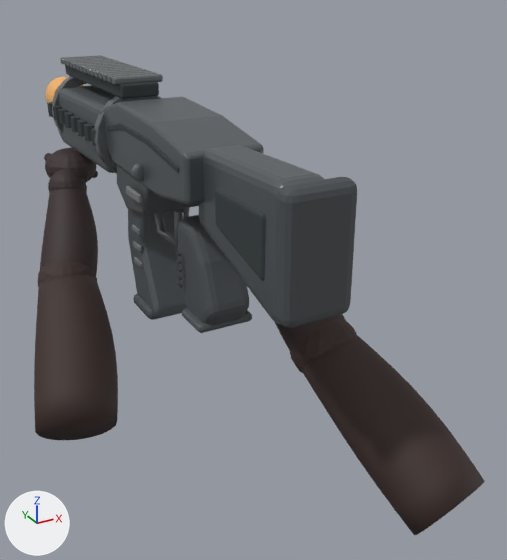
Renders of the glTF model client/public/assets/weapons/ranger.glb from each side of a commit.
Both versions are drawn from a camera (50 mm lens) standing at (-0.78, -1.71, 0.5) and looking at (0.22, 0.1, -0.41). Lighting does not change. The marker at lower left points along +X, +Y and +Z. The older version comes first. Where no turn or scale is listed for an object, it has been applied to the vertices. Vertices at exactly the same position are counted once.

Objects in the first picture: 'BATCH_BARE_DARK_SKIN_FOREARMS_10', 'BATCH_BRUSHED_ALLOY_03', 'BATCH_CERAMIC_POLYMER_01', 'BATCH_DEEP_EBONY_BARE_SKIN_09', 'BATCH_FACTORY_DARK_GRAPHITE_06', 'BATCH_MACHINED_GRAPHITE_02', 'BATCH_RUBBER_04', 'BATCH_SHADOW_GROOVES_05', 'Mandatory orange 6mm tip'.
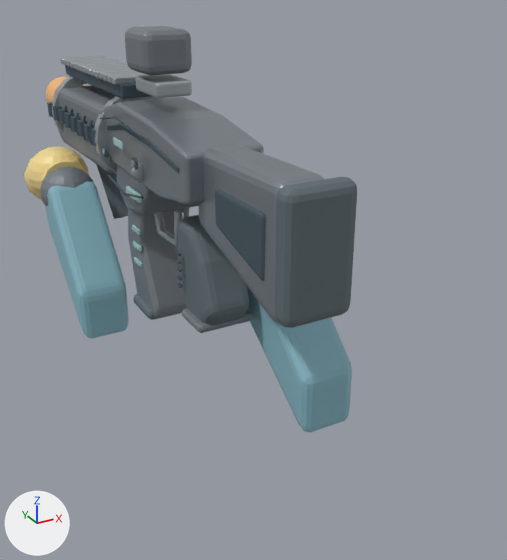
Changed parts and their boxes (x1, y1, x2, y2) in the pictures (507 x 560 px):
'BATCH_BARE_DARK_SKIN_FOREARMS_10', deleted
    before: (34, 260, 485, 536)
'BATCH_RUBBER_04', recoloured, reshaped (dark grey to grey)
    before: (133, 177, 357, 328)
    after: (96, 164, 357, 328)
'BATCH_MACHINED_GRAPHITE_02', recoloured (lighter)
    both: (103, 97, 324, 324)
'BATCH_TEAM_UNIFORM_SLEEVE_10', added (cyan)
    after: (44, 181, 352, 433)
'BATCH_CERAMIC_POLYMER_01', recoloured, reshaped (dark grey to grey)
    before: (58, 85, 252, 333)
    after: (40, 26, 252, 333)
'BATCH_DEEP_EBONY_BARE_SKIN_09', deleted
    before: (40, 148, 346, 351)
'BATCH_SHADOW_GROOVES_05', recoloured, reshaped
    both: (47, 65, 266, 288)
'BATCH_BRUSHED_ALLOY_03', recoloured, reshaped (6% wider, 15% taller)
    before: (52, 55, 184, 247)
    after: (52, 26, 192, 247)
'BATCH_YELLOW_MINIFIG_HAND_09', added (yellow)
    after: (24, 146, 89, 200)
'BATCH_FACTORY_DARK_GRAPHITE_06', reshaped
    before: (126, 186, 142, 268)
    after: (113, 137, 142, 268)
'Mandatory orange 6mm tip', recoloured
    both: (46, 77, 84, 103)
part 1 of me_tapered_lower_body_with_forward_mag_well_001, added
    after: (40, 167, 94, 206)
part 2 of me_tapered_lower_body_with_forward_mag_well_001, added
    after: (125, 26, 192, 75)
part 3 of me_chassis_accent_seam_001, added
    after: (132, 157, 138, 170)
part 4 of me_chassis_accent_seam_001, added
    after: (64, 106, 144, 199)
part 5 of me_sphere_028, added
    after: (135, 74, 192, 98)
part 6 of me_cube_048, added
    after: (113, 137, 124, 150)
part 7 of me_cube_048, recoloured (grey to cyan)
    both: (126, 186, 142, 268)
part 8 of me_rounded_ergonomic_angle_grip_001, added
    after: (96, 164, 128, 219)

The change, as a list of edits to the scene's bpy script:
```text
Change mat_machined_graphite_02:
    mat_machined_graphite_02.base_color: (0.145, 0.165, 0.176) -> (0.282, 0.318, 0.353)  # grey #6a7174 -> grey #9199a0
Change mat_ceramic_polymer_01:
    mat_ceramic_polymer_01.base_color: (0.0941, 0.106, 0.114) -> (0.188, 0.212, 0.235)  # dark grey #565c5f -> grey #787f85
Change mat_shadow_grooves_05:
    mat_shadow_grooves_05.base_color: (0.0392, 0.051, 0.0549) -> (0.0627, 0.098, 0.122)  # dark grey #384042 -> dark blue #475862
Change mat_brushed_alloy_03:
    mat_brushed_alloy_03.base_color: (0.216, 0.231, 0.243) -> (0.471, 0.518, 0.545)  # grey #808487 -> light grey #b7bfc3
Change mat_rubber_04:
    mat_rubber_04.base_color: (0.0706, 0.0784, 0.0863) -> (0.118, 0.153, 0.169)  # dark grey #4b4f53 -> grey #606d72
Change mat_airsoft_orange_tip_07:
    mat_airsoft_orange_tip_07.base_color: (0.988, 0.478, 0.125) -> (0.929, 0.498, 0.196)  # orange #feb863 -> orange #f7bb7a
Add mat_custom_team_accent_06:
    mat_custom_team_accent_06 = principled_material('CUSTOM_TEAM_ACCENT_06')
    mat_custom_team_accent_06.base_color = (0.424, 0.675, 0.655)  # cyan #aed6d4
    mat_custom_team_accent_06.metallic = 0.29
    mat_custom_team_accent_06.roughness = 0.4
Change me_tapered_lower_body_with_forward_mag_well_001:
    remove me_tapered_lower_body_with_forward_mag_well_001.from_pydata(...)  # 510 vertices, 1004 faces; spans x -0.12..0.12, y -0.148..1.09, z -0.527..0.112
    add me_tapered_lower_body_with_forward_mag_well_001.from_pydata(...)  # 898 vertices, 1768 faces; spans x -0.278..0.278, y -0.155..1.09, z -0.527..0.355
    me_tapered_lower_body_with_forward_mag_well_001 part 1: a new loose piece, a UV sphere (16 segments, 10 rings, poles along z) spanning x -0.278..-0.082, y 0.655..0.855, z -0.312..-0.136, in mat_ceramic_polymer_01 (grey #787f85)
    me_tapered_lower_body_with_forward_mag_well_001 part 2: a new loose piece of 96 vertices spanning x -0.075..0.075, y 0.18..0.35, z 0.235..0.355, in mat_ceramic_polymer_01 (grey #787f85)
    other edits to the shape of me_tapered_lower_body_with_forward_mag_well_001 do not show in these pictures
Change me_chassis_accent_seam_001:
    remove me_chassis_accent_seam_001.from_pydata(...)  # 2028 vertices, 3936 faces; spans x -0.15..0.15, y -0.47..1.41, z -0.32..0.18
    add me_chassis_accent_seam_001.from_pydata(...)  # 2638 vertices, 4912 faces; spans x -0.15..0.15, y -0.47..1.41, z -0.32..0.33
    me_chassis_accent_seam_001 part 3: a new loose piece, a 16-sided cylinder along x spanning x -0.135..-0.129, y 0.132..0.168, z -0.01..0.026, in mat_shadow_grooves_05 (dark blue #475862)
    me_chassis_accent_seam_001 part 4: 336 vertices added at x -0.14..0.14, y 0.06..0.9, z -0.11..0.12
    other edits to the shape of me_chassis_accent_seam_001 do not show in these pictures
Change me_sphere_028:
    remove me_sphere_028.from_pydata(...)  # 2460 vertices, 4828 faces; spans x -0.027..0.263, y -0.11..1.16, z -0.219..0.224
    add me_sphere_028.from_pydata(...)  # 3612 vertices, 7112 faces; spans x -0.027..0.263, y -0.11..1.16, z -0.219..0.375
    me_sphere_028 part 5: a new loose piece of 96 vertices spanning x 0.063..0.173, y 0.005..0.175, z 0.198..0.242, in mat_brushed_alloy_03 (light grey #b7bfc3)
    other edits to the shape of me_sphere_028 do not show in these pictures
Change me_cube_048:
    remove me_cube_048.from_pydata(...)  # 864 vertices, 1692 faces; spans x -0.007..0.254, y -0.055..0.128, z -0.268..0.184
    add me_cube_048.from_pydata(...)  # 1024 vertices, 2004 faces; spans x -0.022..0.258, y -0.055..0.128, z -0.268..0.184
    me_cube_048 part 6: a new loose piece of 80 vertices spanning x -0.022..-0.016, y 0.011..0.089, z 0.132..0.155, in mat_custom_team_accent_06 (cyan #aed6d4)
    me_cube_048 part 7: 1692 faces spanning x -0.007..0.254, y -0.055..0.128, z -0.268..0.184 switch from mat_factory_dark_graphite_06 (grey #7e8284) to mat_custom_team_accent_06 (cyan #aed6d4)
    other edits to the shape of me_cube_048 do not show in these pictures
Change me_rounded_ergonomic_angle_grip_001:
    remove me_rounded_ergonomic_angle_grip_001.from_pydata(...)  # 344 vertices, 676 faces; spans x -0.097..0.097, y -0.6..0.375, z -0.531..0.115
    add me_rounded_ergonomic_angle_grip_001.from_pydata(...)  # 380 vertices, 744 faces; spans x -0.097..0.097, y -0.6..0.892, z -0.531..0.115
    me_rounded_ergonomic_angle_grip_001 part 8: a new loose piece of 36 vertices spanning x -0.054..0.094, y 0.718..0.892, z -0.367..-0.083, in mat_rubber_04 (grey #606d72)
Remove ob_batch_bare_dark_skin_forearms_10:
    ob_batch_bare_dark_skin_forearms_10 = bpy.data.objects.new('BATCH_BARE_DARK_SKIN_FOREARMS_10', me_left_bare_elbow_001)
Remove ob_batch_deep_ebony_bare_skin_09:
    ob_batch_deep_ebony_bare_skin_09 = bpy.data.objects.new('BATCH_DEEP_EBONY_BARE_SKIN_09', me_left_bare_wrist_001)
Add ob_batch_yellow_minifig_hand_09:
    ob_batch_yellow_minifig_hand_09 = bpy.data.objects.new('BATCH_YELLOW_MINIFIG_HAND_09', me_cylinder_034)  # 596 vertices, 1128 faces; spans x -0.12..0.48, y -0.868..0.166, z -0.143..0.112; in mat_yellow_minifig_hand_09 (yellow #f7dd94)
    ob_batch_yellow_minifig_hand_09.location = (-0.18, 0.823, -0.2)
Add ob_batch_team_uniform_sleeve_10:
    ob_batch_team_uniform_sleeve_10 = bpy.data.objects.new('BATCH_TEAM_UNIFORM_SLEEVE_10', me_left_tapered_sleeve_001)  # 240 vertices, 472 faces; spans x -0.265..0.265, y -0.4..0.808, z -0.65..-0.179; in mat_team_uniform_sleeve_10 (cyan #86b5c2)
    ob_batch_team_uniform_sleeve_10.location = (0.0, 0.0, 0.0)
```
